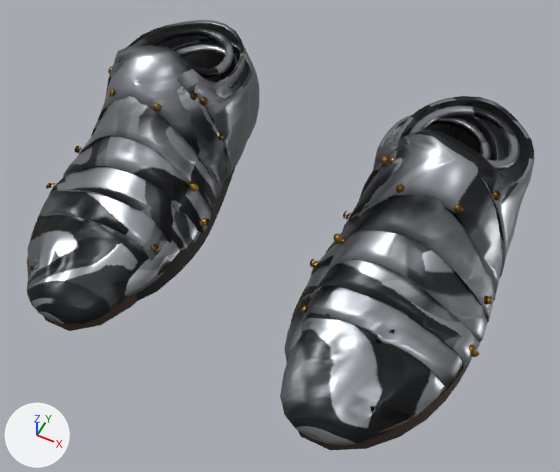
An edit to the glTF model packages/wanderworld/assets/models/outfit-sabatons.glb, drawn before and after from the same camera.
Before and after are seen from a 50 mm camera at (0.201, -0.467, 0.496) aimed at (0.019, -0.102, 0.04). Every picture has the same lights, and +X, +Y and +Z are marked at lower left. The picture after the commit comes second. Vertices at exactly the same position are counted once.

Objects in the first picture: 'female', 'male'.
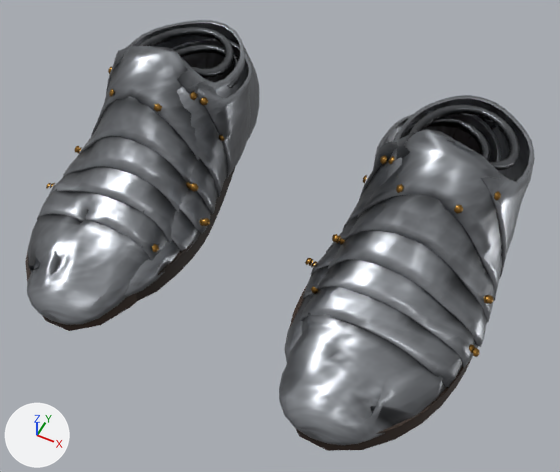
Changed parts and their boxes (x1, y1, x2, y2) in the pictures (560 x 472 px; the box of a moved part takes in the faces that stretch with it):
'male', reshaped
    before: (27, 20, 535, 450)
    after: (25, 20, 535, 451)
'female', reshaped
    before: (125, 38, 501, 361)
    after: (125, 38, 501, 362)
part 1 of me_female, moved or reshaped
    before: (343, 211, 347, 219)
    after: (305, 258, 311, 265)
part 2 of me_female, moved or reshaped
    before: (312, 107, 501, 268)
    after: (311, 110, 501, 268)
part 3 of me_female, moved or reshaped (mostly hidden)
    before: (171, 42, 222, 56)
    after: (171, 43, 222, 56)
part 4 of me_female, surface changed
    both: (125, 38, 501, 360)
part 5 of me_male, moved or reshaped
    before: (333, 233, 340, 241)
    after: (332, 234, 338, 242)
part 6 of me_male, moved or reshaped
    before: (300, 305, 307, 312)
    after: (311, 287, 318, 294)
part 7 of me_male, rebuilt
    before: (139, 28, 233, 78)
    after: (140, 27, 234, 78)
part 8 of me_male, rebuilt
    before: (410, 106, 520, 171)
    after: (410, 105, 520, 170)
part 9 of me_male, moved or reshaped
    before: (280, 96, 529, 450)
    after: (279, 95, 529, 451)
part 10 of me_male, moved or reshaped
    before: (27, 23, 246, 318)
    after: (25, 23, 246, 319)
part 11 of me_male, surface changed
    both: (27, 22, 534, 444)

The change, as a list of edits to the scene's bpy script:
```text
Change me_female:
    used by ob_female; location = (0.0, 0.0, 0.0)
    remove me_female.from_pydata(...)  # 2813 vertices, 4843 faces; spans x -0.171..0.173, y -0.2..0.061, z -0.001..0.118
    add me_female.from_pydata(...)  # 2806 vertices, 4830 faces; spans x -0.171..0.172, y -0.2..0.061, z -0.001..0.118
    me_female part 1: the loose piece of 13 vertices spanning x 0.057..0.06, y -0.071..-0.064, z 0.047..0.053 is multiplied about its middle by the matrix ((0.884, 0.005, 0.468), (-0.059, 0.993, 0.101), (-0.465, -0.117, 0.878)), then moved by (-0.014, -0.037, -0.024)
    me_female part 2: 118 vertices moved from x 0.05..0.155, y -0.107..0.057, z 0.028..0.113 to x 0.048..0.155, y -0.104..0.057, z 0.025..0.114; 95 vertices removed from x 0.05..0.142, y -0.11..0.057, z 0.025..0.112; 88 vertices added at x 0.048..0.141, y -0.108..0.057, z 0.021..0.111
    me_female part 3: 33 vertices moved from x -0.155..-0.088, y -0.033..0.031, z 0.076..0.102 to x -0.156..-0.086, y -0.039..0.032, z 0.076..0.105
    me_female part 4: 4261 kept faces spanning x -0.171..0.169, y -0.2..0.061, z -0.001..0.118 get new texture (UV) coordinates
    other edits to the shape of me_female do not show in these pictures
Change me_male:
    used by ob_male; location = (0.0, 0.0, 0.0)
    remove me_male.from_pydata(...)  # 3467 vertices, 5961 faces; spans x -0.191..0.191, y -0.236..0.082, z -0.001..0.135
    add me_male.from_pydata(...)  # 3476 vertices, 5973 faces; spans x -0.19..0.191, y -0.236..0.082, z -0.001..0.135
    me_male part 5: the loose piece of 13 vertices spanning x 0.061..0.066, y -0.098..-0.092, z 0.05..0.056 is moved by (-0.001, 0.0, -0.002)
    me_male part 6: the loose piece of 13 vertices spanning x 0.062..0.067, y -0.159..-0.152, z 0.033..0.038 is multiplied about its middle by the matrix ((0.092, -0.995, -0.04), (0.847, 0.099, -0.523), (0.524, 0.015, 0.851)), then moved by (0.002, 0.016, 0.004)
    me_male part 7: the loose piece of 150 vertices spanning x -0.167..-0.085, y -0.041..0.048, z 0.09..0.119 is rebuilt with 150 vertices and now spans x -0.167..-0.084, y -0.046..0.048, z 0.091..0.122
    me_male part 8: the loose piece of 150 vertices spanning x 0.084..0.167, y -0.041..0.049, z 0.091..0.12 is rebuilt with 150 vertices and now spans x 0.085..0.167, y -0.047..0.05, z 0.09..0.122
    me_male part 9: 232 vertices moved from x 0.06..0.189, y -0.231..0.081, z -0.001..0.133 to x 0.06..0.189, y -0.232..0.081, z -0.001..0.133; 156 vertices removed from x 0.061..0.191, y -0.231..0.081, z -0.001..0.099; 170 vertices added at x 0.061..0.191, y -0.232..0.079, z -0.001..0.098
    me_male part 10: 100 vertices moved from x -0.187..-0.067, y -0.218..0.076, z -0.001..0.133 to x -0.187..-0.067, y -0.219..0.075, z -0.001..0.133; 32 vertices removed from x -0.191..-0.072, y -0.187..0.08, z 0.025..0.08; 27 vertices added at x -0.19..-0.073, y -0.189..0.079, z 0.026..0.077
    me_male part 11: 3969 kept faces spanning x -0.189..0.189, y -0.236..0.082, z -0.001..0.135 get new texture (UV) coordinates
    other edits to the shape of me_male do not show in these pictures
```
